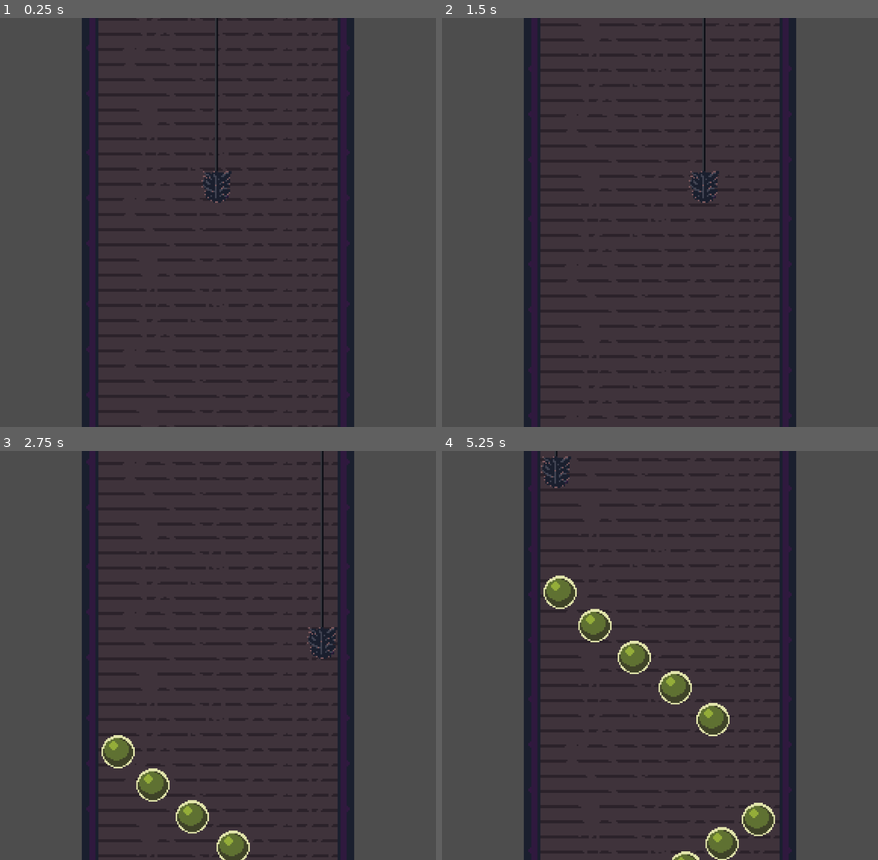
Above: before the commit, frames 1-4 (two rows, left to right).
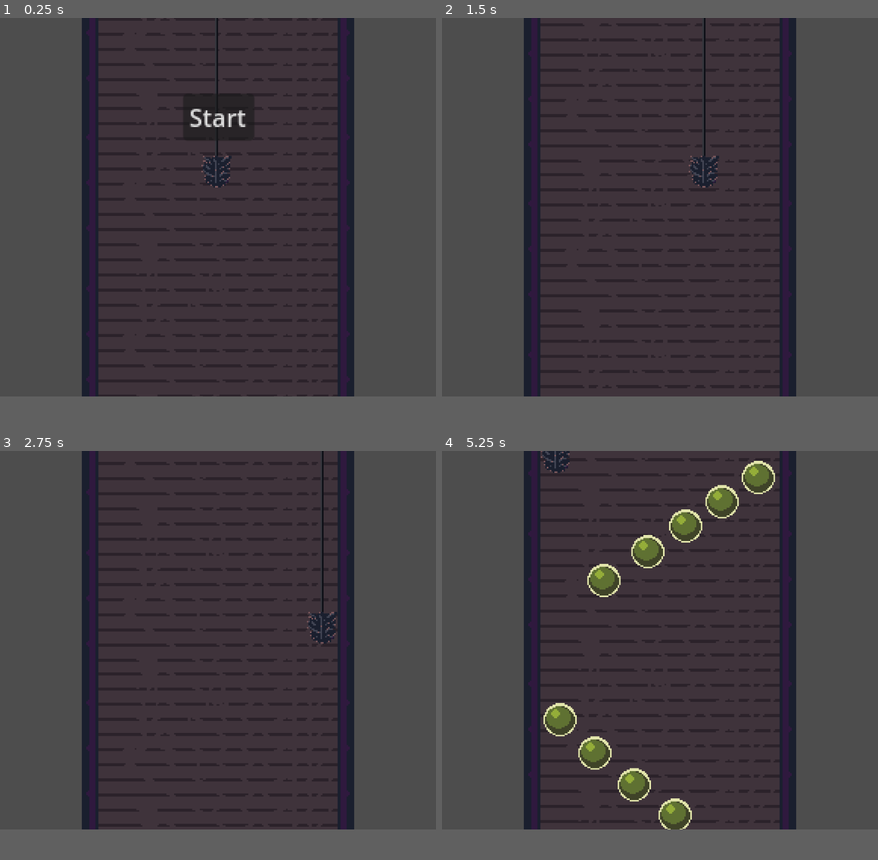
Above: after the commit, the same moments.

Repository: Ytlander/chimney-of-riches
Game: Godot game, scene res://Scenes/main.tscn
Two runs of this game, one before a commit and one after it. Both use one fixed random seed, a clock stepped at 60 frames per second and the inputs below.
Inputs (mouse positions are in pixels of both pictures, inside the frame that each line leads up to):
- Up to frame 1 (0.25 s): no input
- Up to frame 2 (1.5 s): click (660, 124) at 0.5 s, where only the run after the commit has a clickable "Start"; hold D (right) from 1.28 s (still down)
- Up to frame 3 (2.75 s): release D (right) at 2.03 s; hold S (down) from 2.03 s (still down)
- Up to frame 4 (5.25 s): release S (down) at 2.78 s; hold D (right) 2.78-3.53 s; hold W (up) 3.53-4.28 s; hold A (left) from 4.28 s (still down)
The window is 799x750 before the commit and 799x694 after it. Grey fills any space a smaller window leaves; there, only what the larger window draws over its background counts as a difference.

The runs differ from the first frame. In frame 1, 4.1% of the frame differs, in the area x 0-100%, y 18-100%; in frame 2, 3.7%; in frame 3, 5.3%; in frame 4, 11%, in the area x 18-82%, y 0-100%.

Commit message:
add round start and end

Diff:
--- a/Scenes/main.tscn
+++ b/Scenes/main.tscn
@@ -92,6 +92,8 @@
 
 [node name="Timer" type="Timer" parent="Spawner"]
 
+[node name="Stones" type="Node2D" parent="Spawner"]
+
 [node name="SpawnBoundary" type="Area2D" parent="."]
 unique_name_in_owner = true
 script = ExtResource("7_qqsn7")
@@ -101,6 +103,17 @@
 rotation = -3.13862
 shape = SubResource("RectangleShape2D_7nt7k")
 
+[node name="StartRoundButton" type="Button" parent="."]
+unique_name_in_owner = true
+offset_left = -23.0
+offset_top = -246.0
+offset_right = 24.0
+offset_bottom = -215.0
+text = "Start"
+
+[connection signal="round_end_signal" from="GameManager" to="Spawner" method="_on_game_manager_round_end_signal"]
+[connection signal="round_start_signal" from="GameManager" to="Spawner" method="_on_game_manager_round_start_signal"]
 [connection signal="timeout" from="GameManager/Timer" to="GameManager" method="_on_timer_timeout"]
 [connection signal="timeout" from="Spawner/Timer" to="Spawner" method="_on_timer_timeout"]
 [connection signal="area_exited" from="SpawnBoundary" to="SpawnBoundary" method="_on_area_exited"]
+[connection signal="pressed" from="StartRoundButton" to="GameManager" method="_on_start_round_button_pressed"]
--- a/project.godot
+++ b/project.godot
@@ -21,7 +21,7 @@
 
 [display]
 
-window/size/viewport_height=1080
+window/size/viewport_height=1000
 window/size/resizable=false
 
 [input]
--- a/scripts/game_manager.gd
+++ b/scripts/game_manager.gd
@@ -2,17 +2,32 @@
 
 @onready var timer = $Timer
 @export var chimney_length:int = 30
+@onready var start_round_button = %StartRoundButton
+
+signal round_start_signal
+signal round_end_signal
 
 func _ready():
-	round_start()
+	pass
 
 func _process(delta):
 	pass
 
 func _on_timer_timeout():
-	StatesAndStuff.going_down = false
+	if StatesAndStuff.going_down:
+		StatesAndStuff.going_down = false
+		timer.start()
+
+	elif StatesAndStuff.going_down == false:
+		start_round_button.visible = true
+		round_end_signal.emit()
 
 func round_start():
 	StatesAndStuff.going_down = true
+	round_start_signal.emit()
 	timer.wait_time = chimney_length
 	timer.start()
+
+func _on_start_round_button_pressed():
+	round_start()
+	start_round_button.visible = false
--- a/scripts/spawner_controller.gd
+++ b/scripts/spawner_controller.gd
@@ -4,6 +4,7 @@
 @onready var spawn_pos_right = $SpawnPosRight
 @onready var timer = $Timer
 @onready var spawn_boundary = %SpawnBoundary
+@onready var stones = $Stones
 
 
 const STONE_GREEN = preload("res://Scenes/stone_green.tscn")
@@ -11,9 +12,11 @@
 
 var stone_array
 var position_array
+var instantiated_stones: Array
 
 var random_spawning: bool = false
 var wave_just_spawned: bool = false
+var no_spawn: bool = true
 var countdown = 5
 
 @export var wave_array: Array[PackedScene]
@@ -21,7 +24,6 @@
 func _ready():
 	stone_array = [STONE_GREEN, STONE_RED]
 	position_array = [spawn_pos_left.global_position, self.global_position, spawn_pos_right.global_position]
-	spawn_wave()
 	spawn_boundary.wave_ended.connect(on_wave_ended)
 
 func _process(delta):
@@ -29,7 +31,7 @@
 
 func spawn_wave():
 	var wave_to_spawn = wave_array.pick_random().instantiate()
-	self.add_child(wave_to_spawn)
+	stones.add_child(wave_to_spawn)
 	wave_to_spawn.global_position = self.global_position
 	var coin_toss = randi_range(0, 1)
 
@@ -39,10 +41,9 @@
 		random_spawning = false
 
 func spawn(number_to_spawn):
-
 	for i in number_to_spawn:
 		var stone_to_spawn = stone_array.pick_random().instantiate()
-		self.add_child(stone_to_spawn)
+		stones.add_child(stone_to_spawn)
 		stone_to_spawn.position = position_array.pick_random()
 		if i == number_to_spawn -1:
 			stone_to_spawn.last_in_wave = true
@@ -51,7 +52,20 @@
 	random_spawning = false
 
 func on_wave_ended():
-	if random_spawning:
+	if no_spawn == true:
+		pass
+	elif random_spawning:
 		spawn(5)
 	elif random_spawning == false:
 		spawn_wave()
+
+func _on_game_manager_round_start_signal():
+	spawn_wave()
+	no_spawn = false
+
+func _on_game_manager_round_end_signal():
+	no_spawn = true
+	instantiated_stones = stones.get_children()
+	print(instantiated_stones)
+	for stone in instantiated_stones:
+		stone.queue_free()
